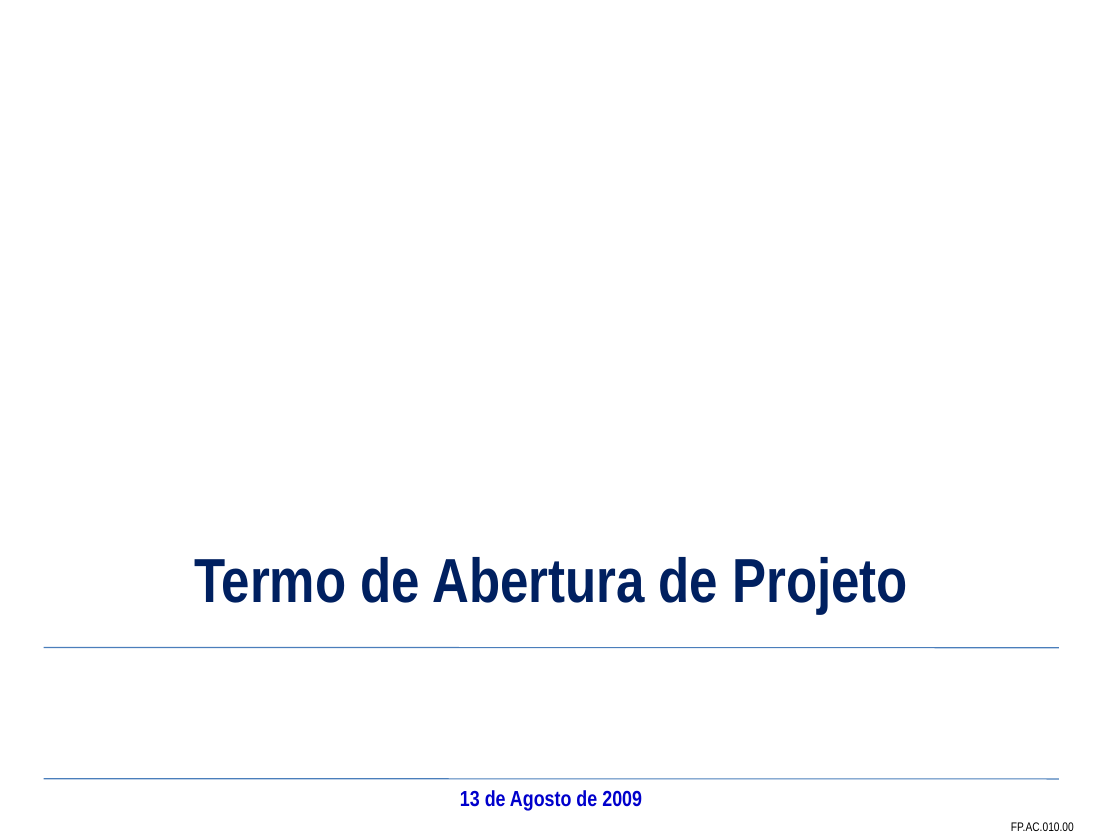
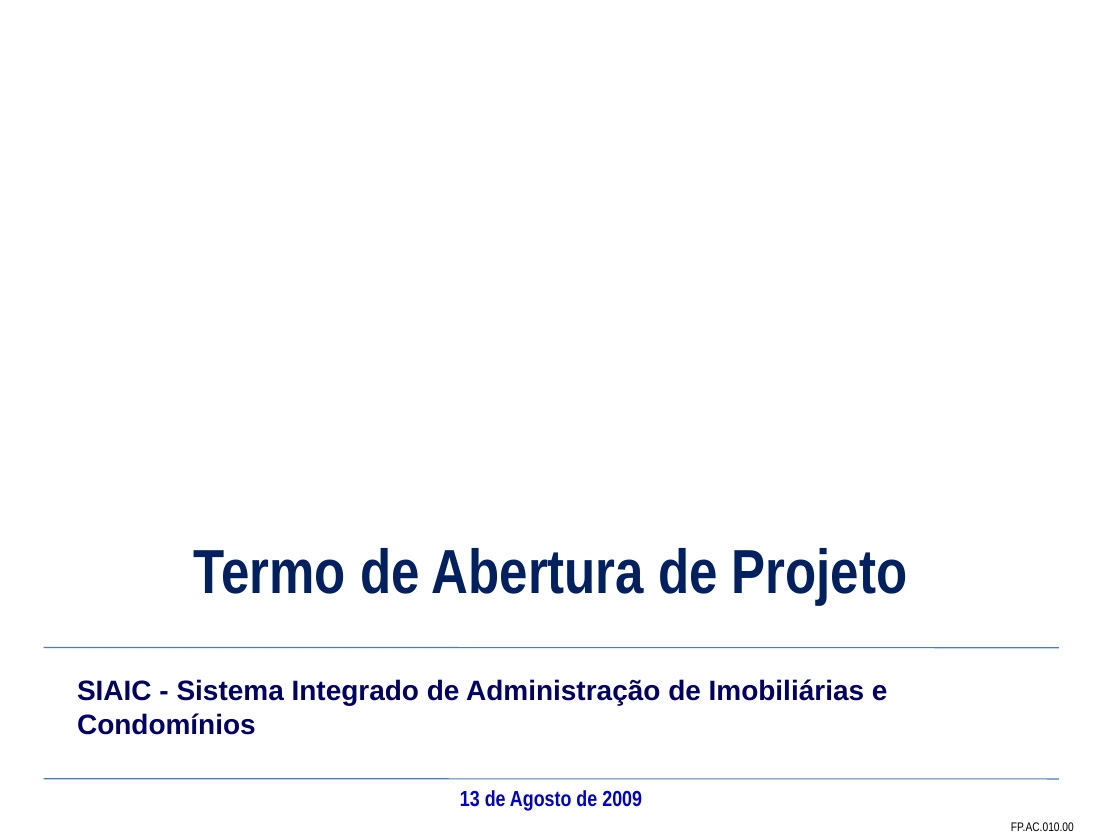
Before and after one commit to leoevaristo/psa20092, a slide deck: slide 1 of ARTEFATOS/Slide_TAP.ppt. Drawn at 1120x840 pixels with LibreOffice and Linux fonts; fonts in the diff are those of the drawing; background and template pictures are left out. Boxes give left, top, right and bottom in pixels: in the first picture for what was removed or moved away, otherwise in the second. Text is boxed around its words. In the diff, an @@ line names an element or a change of style, - is before the commit and + after.

```diff
--- a/ARTEFATOS/Slide_TAP.ppt
+++ b/ARTEFATOS/Slide_TAP.ppt
@@ text "Termo de Abertura de Projeto": place and size @@
-text "Termo de Abertura de Projeto" at bbox=[194, 557, 907, 613]
+text "Termo de Abertura de Projeto" at bbox=[194, 548, 907, 604]
@@ text added at bbox=[77, 679, 888, 735], 18 pt, text #000066, bold @@
+SIAIC - Sistema Integrado de Administração de Imobiliárias e Condomínios
```
Also in this commit, not shown: 2 other slides changed, 10 slides added, 4 slides removed.
